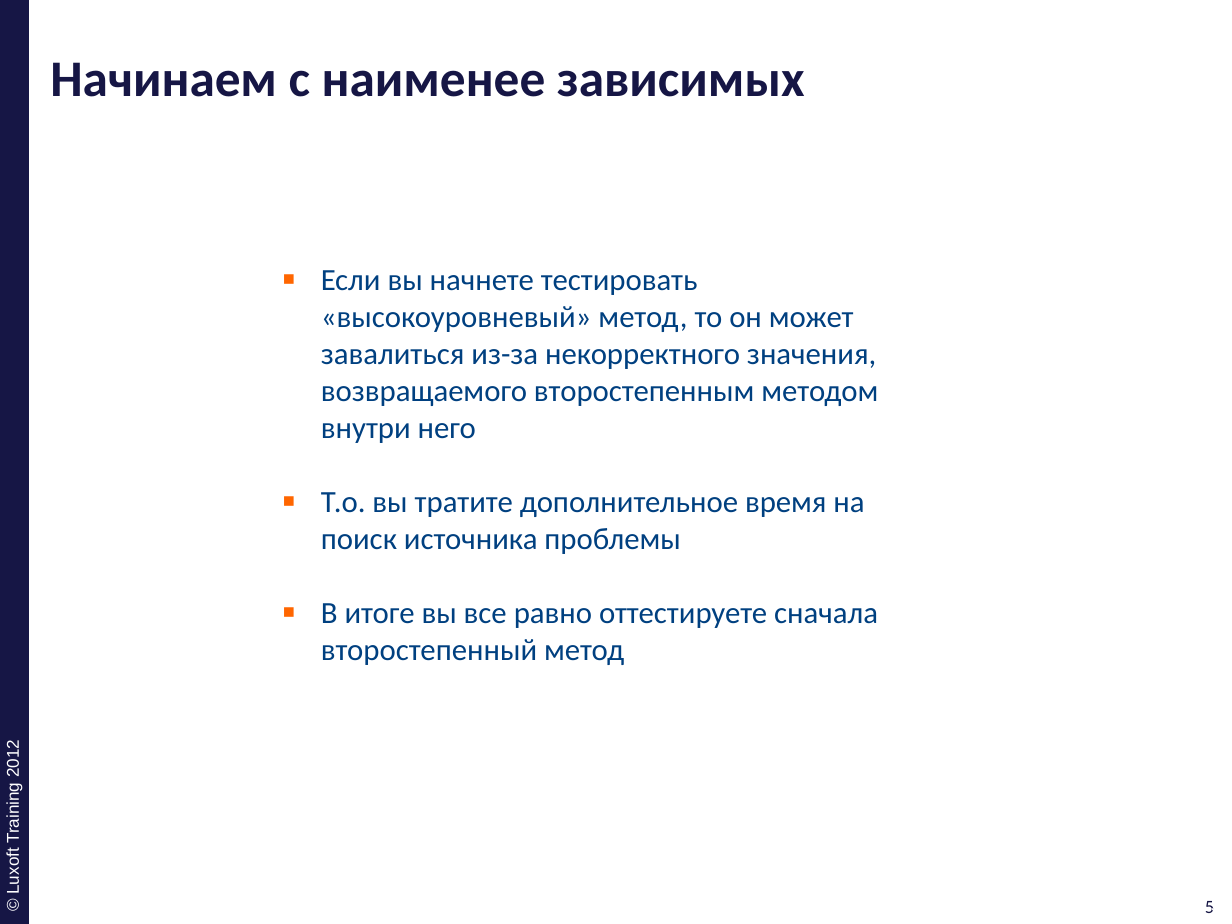
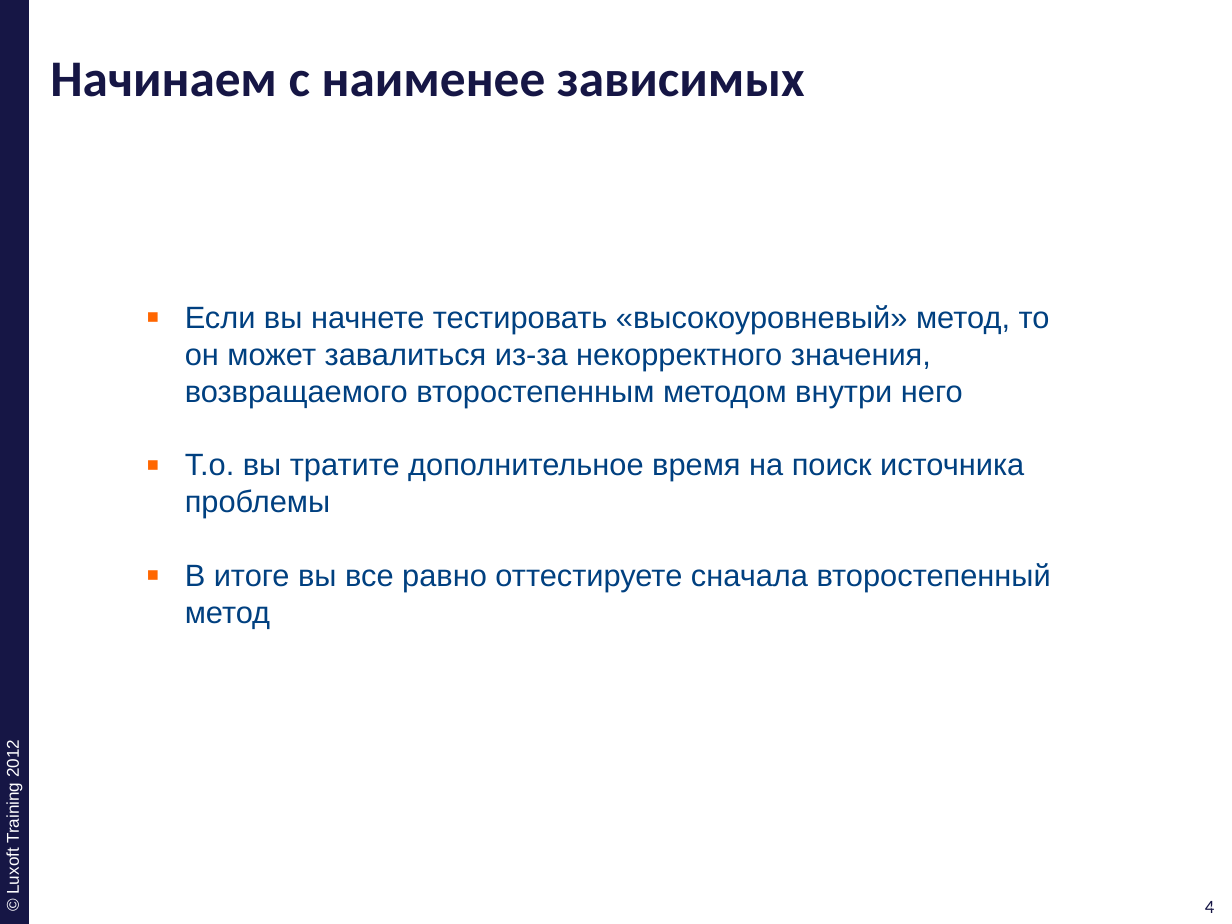
Before and after one commit to ivan-dyachenko/Trainings, a slide deck: slide 4 of Test Driven Development/materials/pptx/11. TDD-Best-Practice.pptx (slide 5 before the commit). Drawn at 1232x924 pixels with LibreOffice and Linux fonts; fonts in the diff are those of the drawing; background and template pictures are left out. Boxes give left, top, right and bottom in pixels: in the first picture for what was removed or moved away, otherwise in the second. Text is boxed around its words. In the diff, an @@ line names an element or a change of style, - is before the commit and + after.

```diff
--- a/Test Driven Development/materials/pptx/11. TDD-Best-Practice.pptx
+++ b/Test Driven Development/materials/pptx/11. TDD-Best-Practice.pptx
@@ text "Если вы начнете тестировать «высокоуровневый» ...": place and size @@
-text "Если вы начнете тестировать «высокоуровневый» ..." at [321,270,878,665]
+text "Если вы начнете тестировать «высокоуровневый» ..." at [185,305,1051,629]
@@ text "Если вы начнете тестировать «высокоуровневый» ..." at [185,305,1051,629]: font Calibri to Arial @@
@@ page number at [1205,901,1215,913]: text changed @@
-5
+4
@@ page number at [1211,901,1221,913]: text changed @@
-5
+4
```
Also in this commit, not shown: 15 other slides changed, 1 slide removed.
